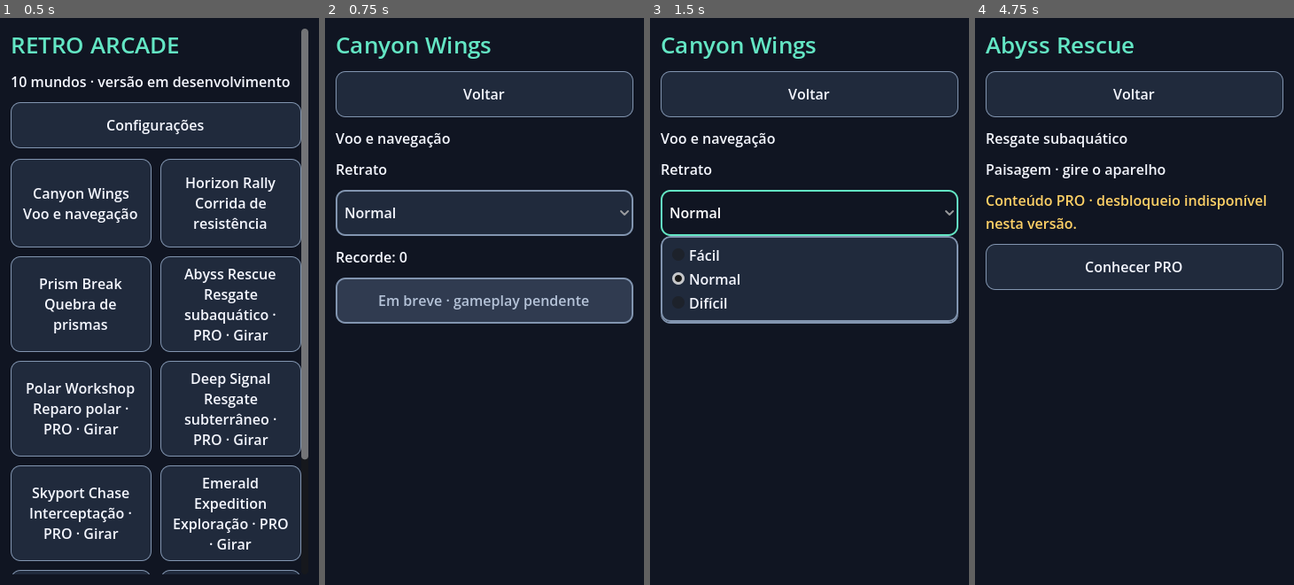
Above: before the commit, frames 1-4 (left to right).
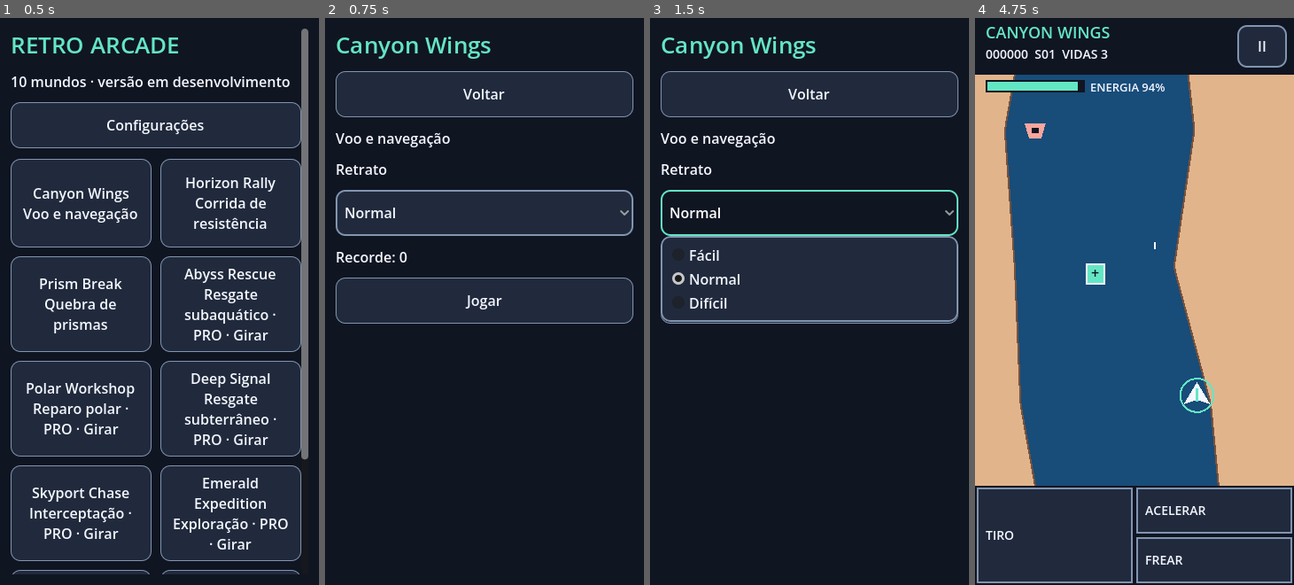
Above: after the commit, the same moments.

Repository: pitinga/game-retro-arcade-mobile
Game: Godot game, scene res://app/main.tscn
Two runs of this game, one before a commit and one after it. Both use one fixed random seed, a clock stepped at 60 frames per second and the inputs below.
Inputs (mouse positions are in pixels of both pictures, inside the frame that each line leads up to):
- Up to frame 1 (0.5 s): no input
- Up to frame 2 (0.75 s): click "Canyon Wings Voo e navegação" at 0.5 s
- Up to frame 3 (1.5 s): click "Normal" at 1.25 s
- Up to frame 4 (4.75 s): click "Normal" at 2 s; click (1134, 301) at 2.75 s, where only the run after the commit has a clickable "Jogar"; click (1134, 103) at 3.5 s, where only the run after the commit has a clickable "Jogar"; tap Enter at 4.25 s; move the mouse to (1204, 273) at 4.27 s; hold Right from 4.28 s (still down); tap Z at 4.35 s; click (1204, 273) at 4.42 s; tap Space at 4.52 s

Frame 1 is identical in both runs. In frame 2, 1.0% of the frame differs, in the area x 3-97%, y 45-54%; in frame 3, 0.1%; in frame 4, 92%, in the area x 0-100%, y 1-100%.

Commit message:
feat: integrate both M3 games into FREE catalogue and geometric presentation

Diff:
--- a/app/game_view.gd
+++ b/app/game_view.gd
@@ -2,6 +2,8 @@
 const Host=preload("res://core/session_host.gd")
 const Layout=preload("res://core/layout.gd")
 const Session=preload("res://core/session.gd")
+const River=preload("res://games/river-shooter/model.gd")
+const Rally=preload("res://games/endurance-racing/model.gd")
 const Brick=preload("res://games/brick-breaker/model.gd")
 const Orbit=preload("res://games/asteroid-shooter/model.gd")
 const Shield=preload("res://games/missile-defense/model.gd")
@@ -45,6 +47,8 @@
 	texture_filter=CanvasItem.TEXTURE_FILTER_NEAREST
 	theme=ThemeFactory.build()
 	match game_id:
+		"G01": model=River.new()
+		"G02": model=Rally.new()
 		"G03": model=Brick.new()
 		"G09": model=Orbit.new()
 		"G10": model=Shield.new()
@@ -76,6 +80,10 @@
 	fitted=Layout.fit(safe,landscape)
 	var controls: Dictionary={}
 	match game_id:
+		"G01":
+			controls={"paddle":Rect2(0,64,360,464),"fire":Rect2(0,528,180,112),"up":Rect2(180,528,180,56),"down":Rect2(180,584,180,56)}
+		"G02":
+			controls={"paddle":Rect2(0,64,360,464),"up":Rect2(0,528,180,56),"down":Rect2(180,528,180,56),"left":Rect2(0,584,100,56),"right":Rect2(100,584,100,56),"secondary":Rect2(200,584,160,56)}
 		"G03":
 			controls={"paddle":Rect2(0,64,360,520),"fire":Rect2(0,584,360,56)}
 		"G09":
@@ -135,7 +143,11 @@
 	host.pause_game()
 	overlay_kind="intro"
 	var message:=t("Arraste a raquete. Toque SERVIR.","Drag the paddle. Tap SERVE.")
-	if game_id=="G09":
+	if game_id=="G01":
+		message=t("Arraste para pilotar. Colete energia e dispare.","Drag to steer. Collect energy and fire.")
+	elif game_id=="G02":
+		message=t("Acelere, desvie e alcance a meta do dia. AUTO alterna aceleração.","Accelerate, steer and meet the daily goal. AUTO toggles acceleration.")
+	elif game_id=="G09":
 		message=t("Gire, acelere, dispare e use DASH.","Rotate, thrust, shoot and DASH.")
 	elif game_id=="G10":
 		message=t("Toque no campo para interceptar os detritos.","Tap the field to intercept debris.")
@@ -189,7 +201,11 @@
 	var w: float=640 if landscape else 360
 	var h: float=360 if landscape else 640
 	draw_rect(Rect2(0,0,w,h),BG)
-	if game_id=="G03":
+	if game_id=="G01":
+		_draw_river()
+	elif game_id=="G02":
+		_draw_rally()
+	elif game_id=="G03":
 		_draw_brick()
 	elif game_id=="G09":
 		_draw_orbit()
@@ -309,3 +325,106 @@
 	draw_line(aim-Vector2(0,6),aim+Vector2(0,6),MINT,1)
 	if model.wave_wait>=0:
 		_txt(Vector2(245,175),t("PRÓXIMA ONDA","NEXT WAVE"),20,GOLD)
+
+func _draw_river() -> void:
+	_txt(Vector2(12,23),"CANYON WINGS",18,MINT)
+	_txt(Vector2(12,46),"%06d  S%02d  %s %d"%[model.score,model.sector,t("VIDAS","LIVES"),model.lives],14)
+	draw_rect(Rect2(0,64,360,464),Color("#BF946A"))
+	var left:=PackedVector2Array([Vector2(0,64)])
+	var right:=PackedVector2Array([Vector2(360,64)])
+	for sy in range(0,465,8):
+		var lane: Vector2=model.corridor(model.distance+River.Y-float(sy))
+		left.append(Vector2(lane.x-lane.y/2,64+sy))
+		right.append(Vector2(lane.x+lane.y/2,64+sy))
+	left.append(Vector2(0,528))
+	right.append(Vector2(360,528))
+	draw_rect(Rect2(0,64,360,464),Color("#184C79"))
+	draw_colored_polygon(left,Color("#E2B48B"))
+	draw_colored_polygon(right,Color("#E2B48B"))
+	for i in range(1,left.size()-2):
+		draw_line(left[i],left[i+1],Color("#76523D"),2)
+		draw_line(right[i],right[i+1],Color("#76523D"),2)
+	for item: Dictionary in model.objects:
+		if model.consumed.has(item.id):
+			continue
+		var sy: float=model.screen_y(item.z)
+		if sy<14 or sy>450:
+			continue
+		var p:=Vector2(item.get("draw_x",item.x),sy+64)
+		if item.kind=="energy":
+			draw_rect(Rect2(p-Vector2(10,11),Vector2(20,22)),MINT)
+			draw_rect(Rect2(p-Vector2(10,11),Vector2(20,22)),WHITE,false,2)
+			_txt(p+Vector2(-5,5),"+",16,BG)
+		elif item.kind=="beacon":
+			draw_colored_polygon(PackedVector2Array([p+Vector2(0,-12),p+Vector2(10,0),p+Vector2(0,12),p+Vector2(-10,0)]),GOLD)
+		else:
+			draw_colored_polygon(PackedVector2Array([p+Vector2(-12,-8),p+Vector2(12,-8),p+Vector2(7,9),p+Vector2(-7,9)]),Color("#F9A69E"))
+			draw_rect(Rect2(p-Vector2(4,3),Vector2(8,6)),BG)
+	for shot: Dictionary in model.shots:
+		var p: Vector2=shot.pos+Vector2(0,64)
+		draw_line(p,p+Vector2(0,8),WHITE,2)
+	for shot: Dictionary in model.hostile:
+		draw_circle(Vector2(shot.pos)+Vector2(0,64),4,Color("#FF9B72"))
+	var plane:=Vector2(model.x,River.Y+64)
+	draw_colored_polygon(PackedVector2Array([plane+Vector2(0,-15),plane+Vector2(15,10),plane+Vector2(0,5),plane+Vector2(-15,10)]),WHITE)
+	draw_line(plane+Vector2(0,-8),plane+Vector2(0,7),MINT,3)
+	if model.immune>0:
+		draw_arc(plane,19,0,TAU,24,MINT,2)
+	draw_rect(Rect2(12,70,112,14),BG)
+	draw_rect(Rect2(14,72,108*float(model.energy)/100,10),GOLD if model.energy<=25 else MINT)
+	_txt(Vector2(130,83),t("ENERGIA ","ENERGY ")+str(int(model.energy))+"%",13)
+	for key: String in host.touch_regions:
+		if key!="paddle":
+			var label: String={"fire":t("TIRO","FIRE"),"up":t("ACELERAR","BOOST"),"down":t("FREAR","BRAKE")}[key]
+			_control(host.touch_regions[key],label)
+func road_point(z: float,lateral: float) -> Vector2:
+	var depth:=clampf(1.0-z/150.0,0,1)
+	var half:=lerpf(15,172,depth)
+	var center:=180+float(model.curve(model.distance+z))*120*depth
+	return Vector2(center+lateral*half,64+130+depth*315)
+func _draw_rally() -> void:
+	_txt(Vector2(12,22),"HORIZON RALLY",18,MINT)
+	_txt(Vector2(12,45),"D%02d  %02d/%02d  %03d km/h"%[model.day,model.passes,model.goal,int(model.speed*3.6)],14)
+	var sky: Color=[Color("#5FA9C7"),Color("#BC7774"),Color("#202A49"),Color("#C5A08C")][model.phase()]
+	var land: Color=Color("#405A54") if model.phase()!=2 else Color("#172D31")
+	draw_rect(Rect2(0,64,360,130),sky)
+	draw_rect(Rect2(0,194,360,334),land)
+	for i in range(30):
+		var far_z:=150-float(i)*5
+		var near_z:=far_z-5
+		var quad:=PackedVector2Array([road_point(far_z,-1),road_point(far_z,1),road_point(near_z,1),road_point(near_z,-1)])
+		draw_colored_polygon(quad,Color("#3F4B61") if i%2==0 else Color("#46536B"))
+		for line: float in [-1.0,1.0]:
+			draw_line(road_point(far_z,line),road_point(near_z,line),WHITE,2)
+		if int((model.distance+near_z)/8)%2==0:
+			for line: float in [-0.33,0.33]:
+				draw_line(road_point(far_z,line),road_point(near_z,line),Color("#B5C3D8"),1)
+	var ordered: Array=model.rivals.duplicate()
+	ordered.sort_custom(func(a: Dictionary,b: Dictionary) -> bool: return a.z>b.z)
+	for car: Dictionary in ordered:
+		if car.z<0 or car.z>150:
+			continue
+		var p:=road_point(car.z,model.lanes[car.lane])
+		var depth:=clampf(1-float(car.z)/150,0,1)
+		var r:=Vector2(lerpf(7,26,depth),lerpf(5,24,depth))
+		draw_rect(Rect2(p-r/2,r),Color("#F0B680"))
+		draw_rect(Rect2(p-r/2,r),BG,false,1)
+		draw_rect(Rect2(p-r/2+Vector2(2,r.y-4),Vector2(3,3)),Color("#FF4E70"))
+		draw_rect(Rect2(p+r/2-Vector2(5,4),Vector2(3,3)),Color("#FF4E70"))
+	var player:=road_point(0,model.lateral)
+	draw_rect(Rect2(player-Vector2(20,13),Vector2(40,26)),MINT)
+	draw_rect(Rect2(player-Vector2(12,10),Vector2(24,9)),BG)
+	draw_rect(Rect2(8,70,214,48),BG)
+	_txt(Vector2(14,88),"%s %02ds  HP %d"%[t("TEMPO","TIME"),int(ceil(90-model.elapsed)),model.integrity],14)
+	_txt(Vector2(14,108),t("FAIXA LIVRE: ","CLEAR LANE: ")+str(model.safe_lane+1),13,GOLD)
+	if model.fog:
+		draw_rect(Rect2(0,194,360,315),Color(0.75,0.85,0.9,0.19))
+		_txt(Vector2(230,88),t("NEBLINA","FOG"),14,GOLD)
+	elif model.ice:
+		_txt(Vector2(230,88),t("GELO","ICE"),14,GOLD)
+	if model.countdown>0:
+		_txt(Vector2(164,300),str(int(ceil(model.countdown))),32,WHITE)
+	for key: String in host.touch_regions:
+		if key!="paddle":
+			var label: String={"up":t("ACELERAR","ACCEL"),"down":t("FREAR","BRAKE"),"left":"<","right":">","secondary":"AUTO "+("ON" if model.auto_accel else "OFF")}[key]
+			_control(host.touch_regions[key],label)
--- a/app/main.gd
+++ b/app/main.gd
@@ -12,7 +12,7 @@
 var _status: Label
 var active_game: Control
 const GameView = preload("res://app/game_view.gd")
-const READY_GAMES = ["G03","G09","G10"]
+const READY_GAMES = ["G01","G02","G03","G09","G10"]
 const BG := Color("#101522")
 const SURFACE := Color("#202a3c")
 const TEXT := Color("#f5f7ff")
--- a/games/river-shooter/model.gd
+++ b/games/river-shooter/model.gd
@@ -28,6 +28,7 @@
 var shots: Array[Dictionary]=[]
 var hostile: Array[Dictionary]=[]
 var consumed: Dictionary={}
+var rewarded: Dictionary={}
 func create(rng: RandomNumberGenerator,level: String) -> void:
 	difficulty=["easy","normal","hard"].find(level)
 	score=0
@@ -45,6 +46,7 @@
 		widths.append(rng.randf_range(0.46,0.60)*W)
 	objects.clear()
 	consumed.clear()
+	rewarded.clear()
 	# Energy on continuous center route; enemies offset from center, never block it.
 	var id: int=0
 	var z: float=0.65*H
@@ -96,7 +98,9 @@
 	consumed[o.id]=true
 	if o.kind=="energy":
 		energy=minf(100,energy+38)
-		points(20)
+		if not rewarded.has(o.id):
+			rewarded[o.id]=true
+			points(20)
 	elif o.kind=="beacon" and route==0:
 		route=int(o.side)
 		points(60 if route<0 else 90)
@@ -105,7 +109,10 @@
 	damage=true
 	if lives<=0:
 		return {"score":score,"progress":sector,"reason":"lost"}
-	# Same sector checkpoint, preserve consumed reward IDs, clear projectiles.
+	# Same sector checkpoint, restore cells without awarding their points twice.
+	for o: Dictionary in objects:
+		if o.kind=="energy":
+			consumed.erase(o.id)
 	distance=0
 	elapsed=0
 	x=centers[0]
